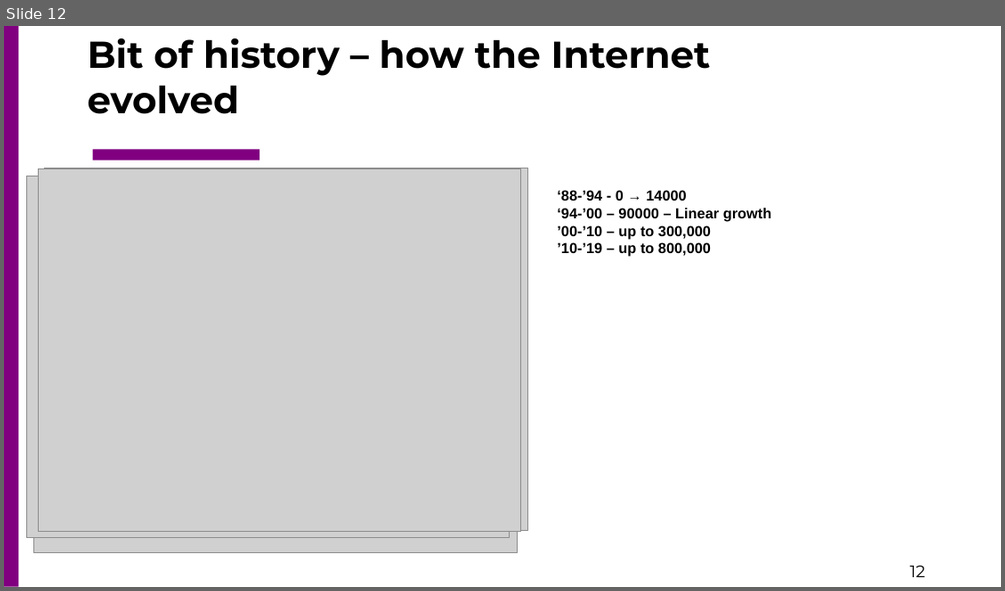
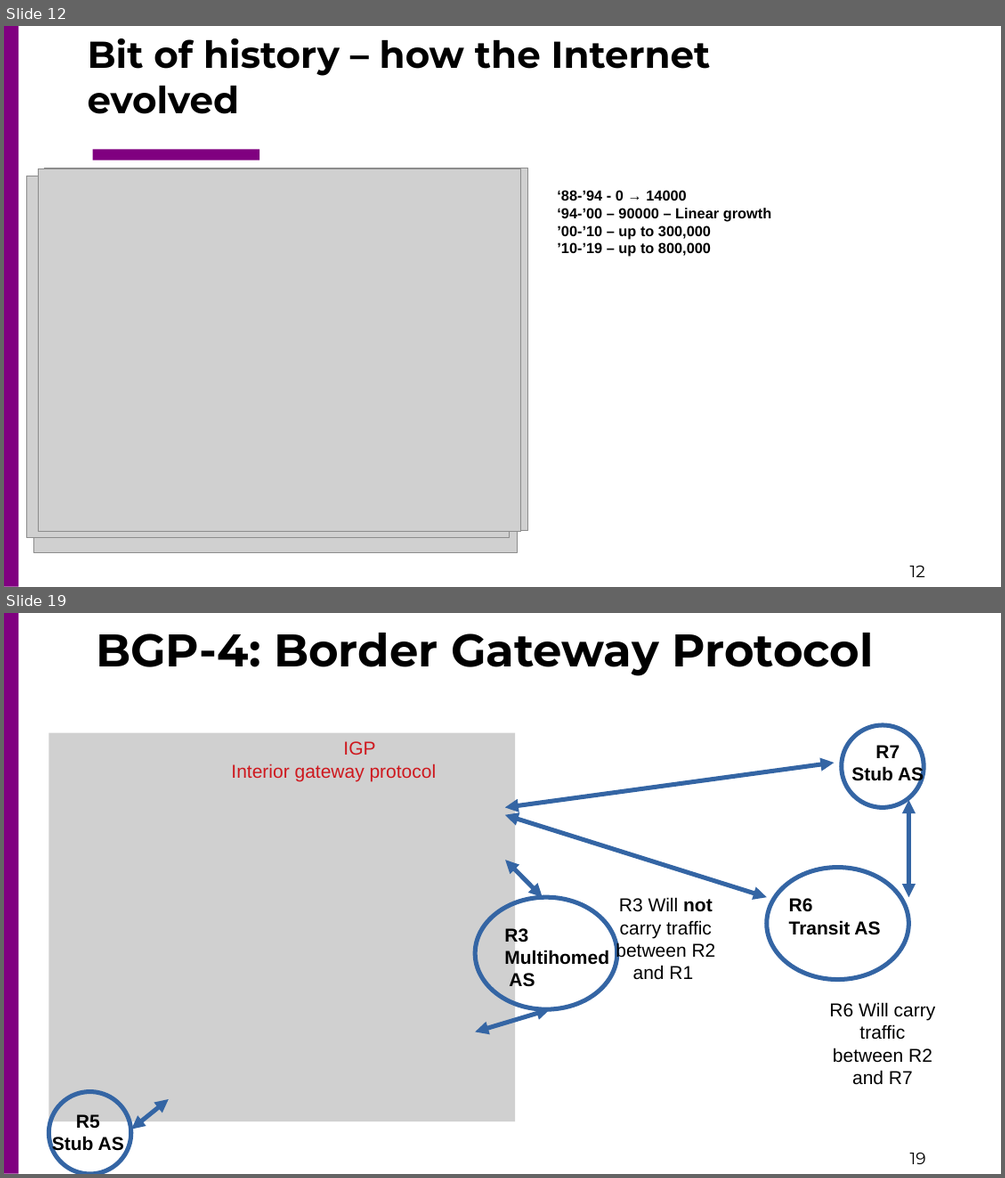
Before and after one commit to csc4200/csc4200.github.io, a slide deck: docs/lectures_source/class_slides-16.odp. Shown one above the other, each under a label of ours: slide 12 before the commit, slides 12 and 19 after it; the slides between them are not shown. The pictures are 1005x591 and 1005x1178 pixels, drawn with LibreOffice and Linux fonts; fonts in the diff are those of the drawing; grey boxes stand for pictures. Boxes give left, top, right and bottom in pixels: in the first picture for what was removed or moved away, otherwise in the second. Text is boxed around its words. In the diff, an @@ line names an element or a change of style, - is before the commit and + after.

```diff
--- a/docs/lectures_source/class_slides-16.odp
+++ b/docs/lectures_source/class_slides-16.odp
@@ slide 19 added at (x1=4, y1=613, x2=1001, y2=1174), background #FFFFFF; not listed: 2 template elements that a slide beside it also shows @@
@@ title added at (x1=96, y1=633, x2=874, y2=676), 44 pt, text #000000, bold @@
+BGP-4: Border Gateway Protocol
@@ picture added at (x1=48, y1=732, x2=516, y2=1121), 18 pt, text #CE181E @@
+IGP
+Interior gateway protocol
@@ ellipse added at (x1=841, y1=725, x2=923, y2=807), outline #3465A4 4.31 pt @@
@@ text added at (x1=851, y1=745, x2=923, y2=784), 18 pt, text #000000, bold @@
+R7
+Stub AS
@@ double arrow added from (505, 807) to (834, 763), #3465A4 4.31 pt @@
@@ double arrow added from (505, 815) to (767, 897), #3465A4 4.31 pt @@
@@ double arrow added from (909, 800) to (909, 897), #3465A4 4.31 pt @@
@@ double arrow added from (505, 860) to (542, 897), #3465A4 4.31 pt @@
@@ ellipse added at (x1=767, y1=868, x2=909, y2=980), outline #3465A4 4.31 pt @@
@@ ellipse added at (x1=475, y1=897, x2=617, y2=1009), outline #3465A4 4.31 pt @@
@@ text added at (x1=615, y1=897, x2=716, y2=980), 18 pt, text #000000 @@
+R3 Will not carry traffic between R2 and R1
@@ text added at (x1=789, y1=898, x2=880, y2=935), 18 pt, text #000000, bold @@
+R6
+Transit AS
@@ text added at (x1=504, y1=927, x2=609, y2=990), 18 pt, text #000000, bold @@
+R3
+Multihomed
+AS
@@ double arrow added from (550, 1009) to (475, 1032), #3465A4 4.31 pt @@
@@ text added at (x1=829, y1=1002, x2=936, y2=1085), 18 pt, text #000000 @@
+R6 Will carry traffic between R2 and R7
@@ ellipse added at (x1=48, y1=1092, x2=131, y2=1174), outline #3465A4 4.31 pt @@
@@ text added at (x1=52, y1=1114, x2=124, y2=1153), 18 pt, text #000000, bold @@
+R5
+Stub AS
@@ double arrow added from (131, 1129) to (169, 1099), #3465A4 4.31 pt @@
```
Also in this commit, not shown: 2 slides changed, 19 other slides added, 2 slides removed, 25 other files.
